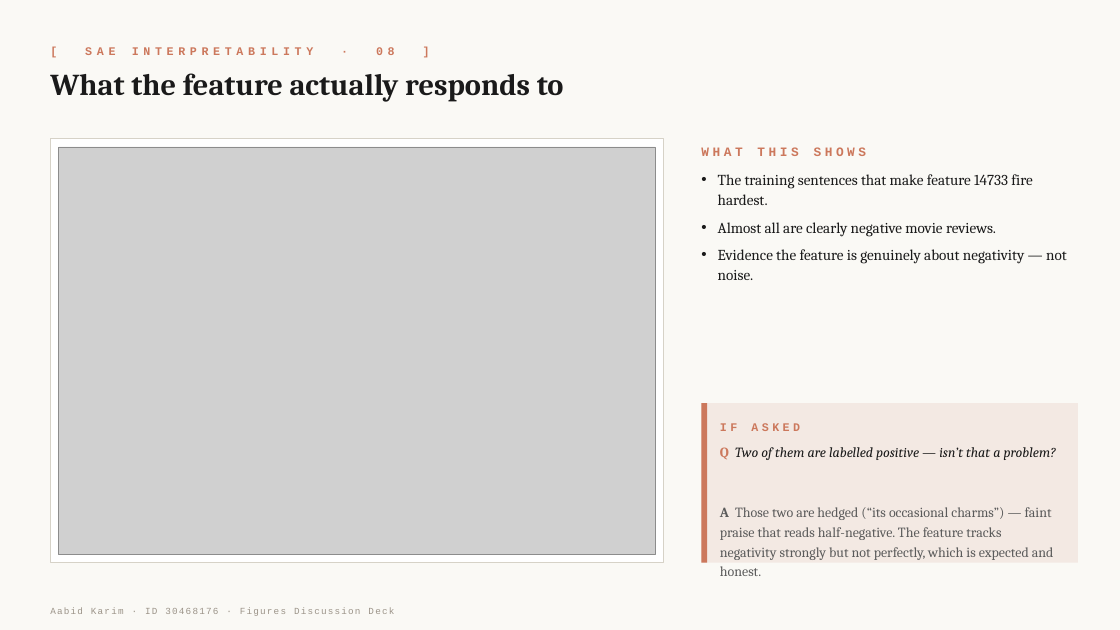
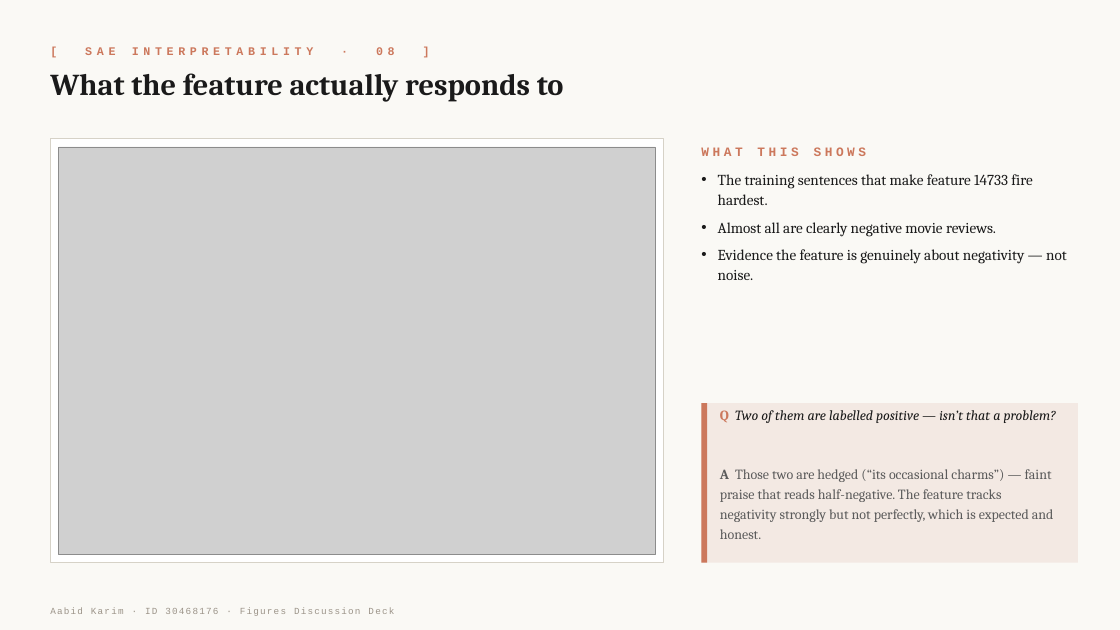
Before and after one commit to abedkkhan/Linear-Probes-vs-SAEs, a slide deck: slide 9 of presentation/figures_deck.pptx. Drawn at 1120x630 pixels with LibreOffice and Linux fonts; fonts in the diff are those of the drawing; grey boxes stand for pictures. Boxes give left, top, right and bottom in pixels: in the first picture for what was removed or moved away, otherwise in the second. Text is boxed around its words. In the diff, an @@ line names an element or a change of style, - is before the commit and + after.

```diff
--- a/presentation/figures_deck.pptx
+++ b/presentation/figures_deck.pptx
@@ text "Q Two of them are ...": place and size @@
-text "Q Two of them are ..." at [720, 447, 1056, 560]
+text "Q Two of them are ..." at [720, 410, 1056, 522]
@@ text removed at [720, 423, 800, 431] @@
-IF ASKED
```
Also in this commit, not shown: 11 other slides changed.
